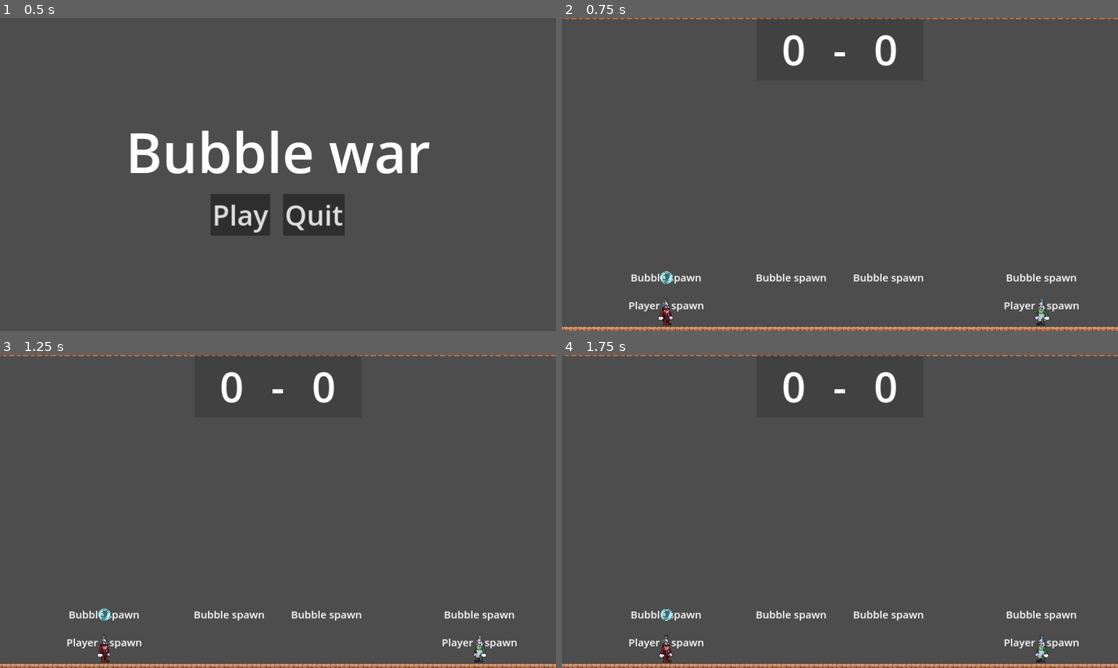
Above: before the commit, frames 1-4 (two rows, left to right).
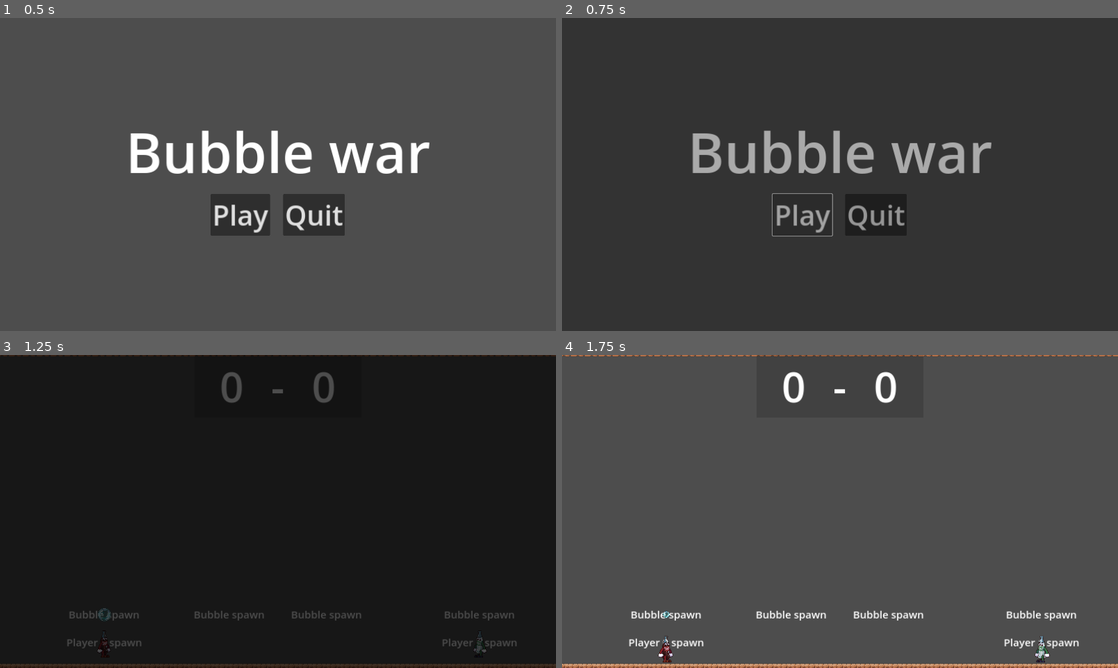
Above: after the commit, the same moments.

Repository: Frn1/GGJ-2025
Game: Godot game, scene res://scenes/main_menu.tscn
The game is run twice, just before and just after one commit, with the same random seed, the same clock (stepped at 60 frames per second) and the same inputs.
Inputs:
- Up to frame 1 (0.5 s): no input
- Up to frame 2 (0.75 s): click "Play" at 0.5 s
- Up to frame 3 (1.25 s): no input
- Up to frame 4 (1.75 s): no input

Frame 1 is identical in both runs. In frame 2, 94% of the frame differs, in the area x 0-100%, y 0-100%; in frame 3, 100%; in frame 4, 0.2%.

Commit message:
Add scene transition and bubble spawn animation

Diff:
--- a/objects/bubble.tscn
+++ b/objects/bubble.tscn
@@ -1,7 +1,22 @@
-[gd_scene load_steps=6 format=3 uid="uid://d3ib8icj278rm"]
+[gd_scene load_steps=13 format=3 uid="uid://d3ib8icj278rm"]
 
 [ext_resource type="Script" path="res://objects/bubble.gd" id="1_5283d"]
 [ext_resource type="SpriteFrames" uid="uid://o2f7s7y5duvf" path="res://objects/bubble/animations.tres" id="2_wxqi0"]
+
+[sub_resource type="Animation" id="Animation_rt0kx"]
+length = 0.001
+tracks/0/type = "value"
+tracks/0/imported = false
+tracks/0/enabled = true
+tracks/0/path = NodePath(".:scale")
+tracks/0/interp = 1
+tracks/0/loop_wrap = true
+tracks/0/keys = {
+"times": PackedFloat32Array(0),
+"transitions": PackedFloat32Array(1),
+"update": 0,
+"values": [Vector2(1, 1)]
+}
 
 [sub_resource type="Animation" id="Animation_vf3uy"]
 resource_name = "idle"
@@ -20,10 +35,49 @@
 "values": [Vector2(1, 1), Vector2(0.9, 0.9)]
 }
 
+[sub_resource type="Animation" id="Animation_wcgtc"]
+resource_name = "spawn"
+length = 0.3
+tracks/0/type = "value"
+tracks/0/imported = false
+tracks/0/enabled = true
+tracks/0/path = NodePath(".:scale")
+tracks/0/interp = 2
+tracks/0/loop_wrap = true
+tracks/0/keys = {
+"times": PackedFloat32Array(0, 0.3),
+"transitions": PackedFloat32Array(1, 2),
+"update": 0,
+"values": [Vector2(0, 0), Vector2(1, 1)]
+}
+
 [sub_resource type="AnimationLibrary" id="AnimationLibrary_c5ked"]
 _data = {
-"idle": SubResource("Animation_vf3uy")
+"RESET": SubResource("Animation_rt0kx"),
+"idle": SubResource("Animation_vf3uy"),
+"spawn": SubResource("Animation_wcgtc")
 }
+
+[sub_resource type="AnimationNodeAnimation" id="AnimationNodeAnimation_jcjd1"]
+animation = &"idle"
+
+[sub_resource type="AnimationNodeAnimation" id="AnimationNodeAnimation_w43jg"]
+animation = &"spawn"
+
+[sub_resource type="AnimationNodeStateMachineTransition" id="AnimationNodeStateMachineTransition_gwqkn"]
+advance_mode = 2
+
+[sub_resource type="AnimationNodeStateMachineTransition" id="AnimationNodeStateMachineTransition_5so83"]
+switch_mode = 2
+advance_mode = 2
+
+[sub_resource type="AnimationNodeStateMachine" id="AnimationNodeStateMachine_qc2hh"]
+states/Start/position = Vector2(193, 100)
+states/idle/node = SubResource("AnimationNodeAnimation_jcjd1")
+states/idle/position = Vector2(522, 100)
+states/spawn/node = SubResource("AnimationNodeAnimation_w43jg")
+states/spawn/position = Vector2(357, 100)
+transitions = ["Start", "spawn", SubResource("AnimationNodeStateMachineTransition_gwqkn"), "spawn", "idle", SubResource("AnimationNodeStateMachineTransition_5so83")]
 
 [sub_resource type="CircleShape2D" id="CircleShape2D_rmgwc"]
 radius = 15.0
@@ -45,6 +99,10 @@
 playback_auto_capture_transition_type = 2
 playback_auto_capture_ease_type = 2
 
+[node name="AnimationTree" type="AnimationTree" parent="Sprite"]
+tree_root = SubResource("AnimationNodeStateMachine_qc2hh")
+anim_player = NodePath("../AnimationPlayer")
+
 [node name="CollisionShape2D" type="CollisionShape2D" parent="."]
 shape = SubResource("CircleShape2D_rmgwc")
 
--- a/objects/player.tscn
+++ b/objects/player.tscn
@@ -17,7 +17,7 @@
 sprite_frames = ExtResource("2_c3g0i")
 animation = &"running"
 autoplay = "idle"
-frame_progress = 0.694368
+frame_progress = 0.761298
 
 [node name="CollisionShape2D" type="CollisionShape2D" parent="."]
 position = Vector2(-0.5, 4.5)
--- a/project.godot
+++ b/project.godot
@@ -14,6 +14,10 @@
 run/main_scene="res://scenes/main_menu.tscn"
 config/features=PackedStringArray("4.3", "GL Compatibility")
 config/icon="res://icon.svg"
+
+[autoload]
+
+TransitionController="*res://ui/transition_controller.tscn"
 
 [display]
 
--- a/scenes/main_menu.gd
+++ b/scenes/main_menu.gd
@@ -13,7 +13,7 @@
 	game.level_scene = preload("res://levels/level_1.tscn")
 	var new_game_scene = PackedScene.new()
 	new_game_scene.pack(game)
-	get_tree().change_scene_to_packed(new_game_scene)
+	TransitionController.change_to_scene(new_game_scene)
 
 func _on_quit_pressed() -> void:
 	get_tree().quit()
--- /dev/null
+++ b/ui/transition_controller.gd
@@ -0,0 +1,13 @@
+extends CanvasLayer
+
+func change_to_scene(scene: PackedScene) -> void:
+	if $AnimationPlayer.is_playing():
+		push_error("Scene changed requested in the middle of another scene change!")
+	get_tree().paused = true
+	$AnimationPlayer.play("enter")
+	await $AnimationPlayer.animation_finished
+	get_tree().change_scene_to_packed(scene)
+	get_tree().paused = true
+	$AnimationPlayer.play("exit")
+	await $AnimationPlayer.animation_finished
+	get_tree().paused = false
--- /dev/null
+++ b/ui/transition_controller.tscn
@@ -0,0 +1,61 @@
+[gd_scene load_steps=5 format=3 uid="uid://bbue2rcm4utj4"]
+
+[ext_resource type="Script" path="res://ui/transition_controller.gd" id="1_ty67n"]
+
+[sub_resource type="Animation" id="Animation_ectx4"]
+resource_name = "enter"
+length = 0.5
+tracks/0/type = "value"
+tracks/0/imported = false
+tracks/0/enabled = true
+tracks/0/path = NodePath("Transition:color")
+tracks/0/interp = 1
+tracks/0/loop_wrap = true
+tracks/0/keys = {
+"times": PackedFloat32Array(0, 0.5),
+"transitions": PackedFloat32Array(1, 1),
+"update": 0,
+"values": [Color(0, 0, 0, 0), Color(0, 0, 0, 1)]
+}
+
+[sub_resource type="Animation" id="Animation_mgmay"]
+resource_name = "exit"
+length = 0.5
+tracks/0/type = "value"
+tracks/0/imported = false
+tracks/0/enabled = true
+tracks/0/path = NodePath("Transition:color")
+tracks/0/interp = 1
+tracks/0/loop_wrap = true
+tracks/0/keys = {
+"times": PackedFloat32Array(0, 0.5),
+"transitions": PackedFloat32Array(1, 1),
+"update": 0,
+"values": [Color(0, 0, 0, 1), Color(0, 0, 0, 0)]
+}
+
+[sub_resource type="AnimationLibrary" id="AnimationLibrary_6qlh7"]
+_data = {
+"enter": SubResource("Animation_ectx4"),
+"exit": SubResource("Animation_mgmay")
+}
+
+[node name="TransitionController" type="CanvasLayer"]
+process_mode = 3
+layer = 128
+script = ExtResource("1_ty67n")
+
+[node name="Transition" type="ColorRect" parent="."]
+anchors_preset = 15
+anchor_right = 1.0
+anchor_bottom = 1.0
+grow_horizontal = 2
+grow_vertical = 2
+mouse_filter = 2
+mouse_force_pass_scroll_events = false
+color = Color(0, 0, 0, 0)
+
+[node name="AnimationPlayer" type="AnimationPlayer" parent="."]
+libraries = {
+"": SubResource("AnimationLibrary_6qlh7")
+}
